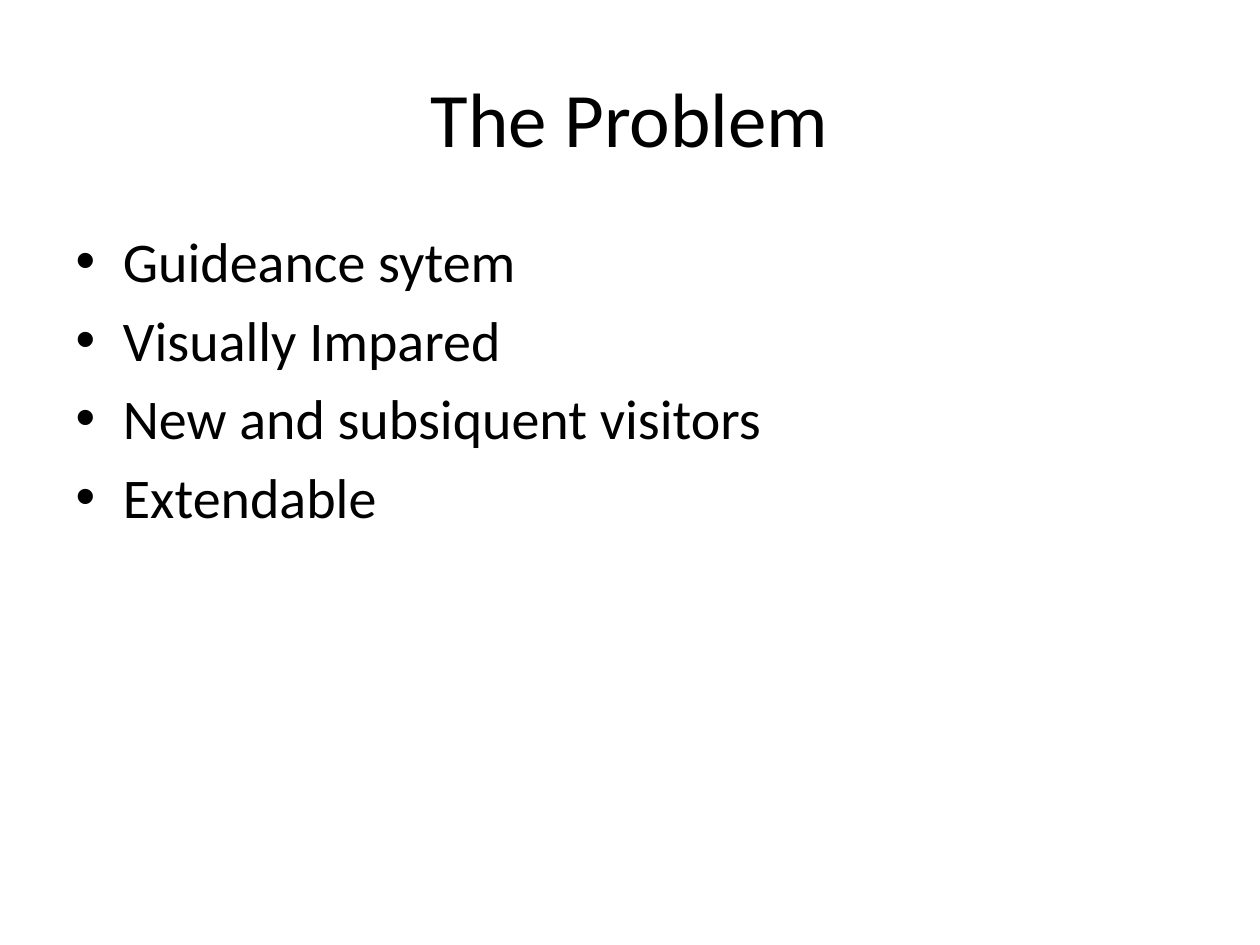
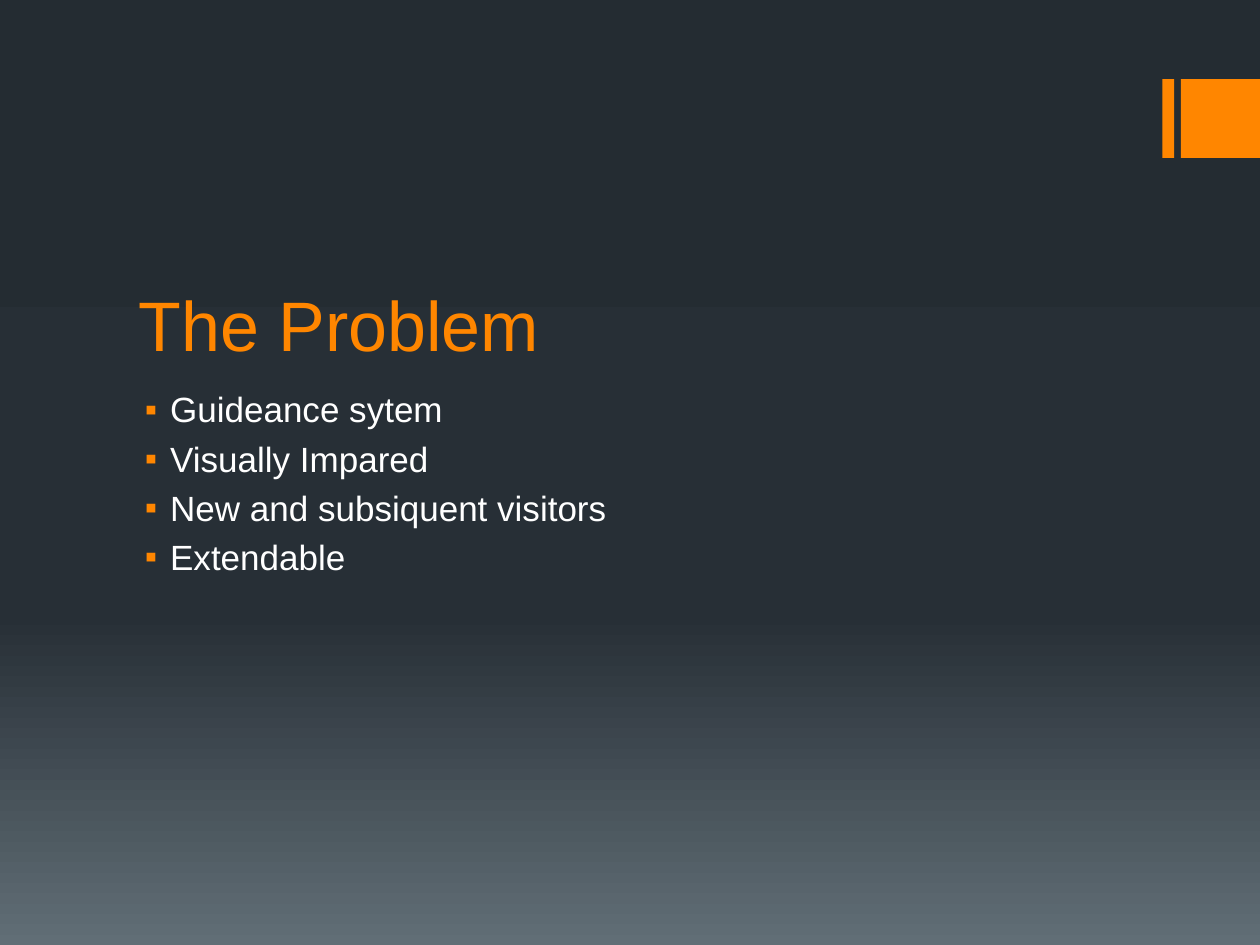
Before and after one commit to bournemouth2016/team-12, a slide deck: slide 2 of Presentation/JP.pptx. Drawn at 1260x945 pixels with LibreOffice and Linux fonts; fonts in the diff are those of the drawing. Boxes give left, top, right and bottom in pixels: in the first picture for what was removed or moved away, otherwise in the second. Text is boxed around its words. In the diff, an @@ line names an element or a change of style, - is before the commit and + after.

```diff
--- a/Presentation/JP.pptx
+++ b/Presentation/JP.pptx
@@ background #FFFFFF to gradient #242C33 to #273037 to #636D76 @@
@@ rectangle added at box(1162, 79, 1173, 159), fill #FF8600 @@
@@ rectangle added at box(1181, 79, 1260, 159), fill #FF8600 @@
@@ title "The Problem": place and size @@
-title "The Problem" at box(431, 93, 829, 148)
+title "The Problem" at box(139, 300, 539, 352)
@@ title "The Problem" at box(139, 300, 539, 352): size 44 to 40 pt, font Calibri to Arial, text colour #000000 to #FF8600; alignment centre to left; vertical alignment middle to bottom @@
@@ text "Guideance sytem": place and size @@
-text "Guideance sytem" at box(123, 243, 761, 519)
+text "Guideance sytem" at box(170, 396, 606, 571)
@@ text "Guideance sytem" at box(170, 396, 606, 571): size 32 to 20 pt, font Calibri to Arial, text colour #000000 to #FFFFFF; bullet • to ▪; less space between paragraphs @@
```
Also in this commit, not shown: 5 other slides changed, 1 slide added, 4 slides removed.
